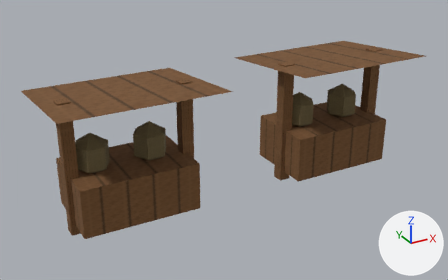
One commit to the glTF model app/src/main/assets/3d/field/domestic-BLACK_MARKET-1-lod0.glb: the scene before it, then after it.
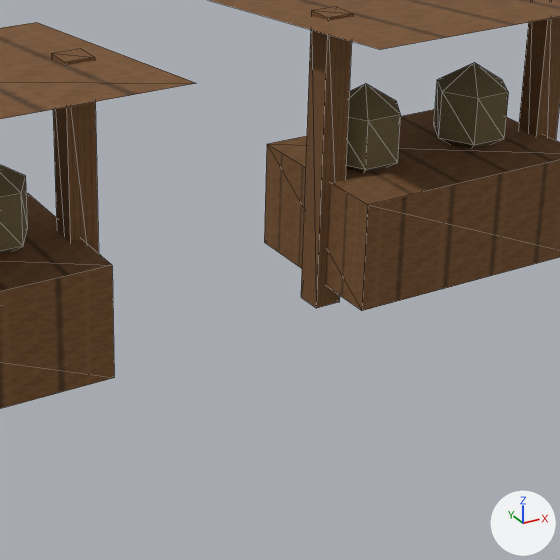
There are two pictures of each version: one whole from a 50 mm lens placed at (-0.637, -0.834, 0.651), pointed at (-0.051, 0.231, 0.118), one close up on the part from 35% to 84% of the width and 21% to 100% of the height. The lights are fixed; the arrows at lower right show +X, +Y and +Z. The last two pictures show the newer version. The close-ups show mesh edges as thin lines. Vertices at exactly the same position are counted once.
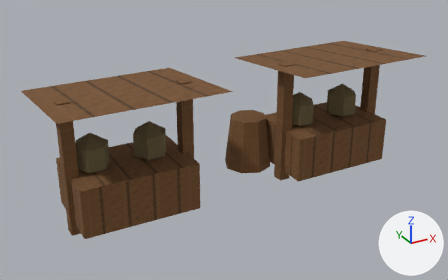
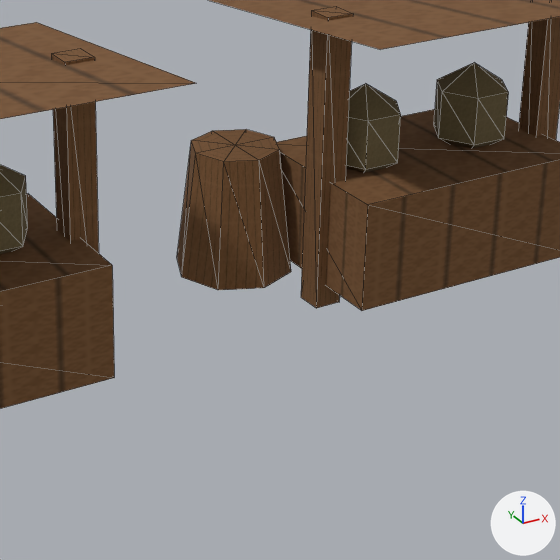
Edits to the bpy script that builds the scene:
```text
Change me_mesh_0:
    used by ob_mesh_0; location = (0.0, 0.0, 0.0)
    remove me_mesh_0.from_pydata(...)  # 112 vertices, 160 faces; spans x -0.43..0.37, y 0.09..0.37, z 0.0..0.28
    add me_mesh_0.from_pydata(...)  # 129 vertices, 184 faces; spans x -0.43..0.37, y 0.09..0.37, z 0.0..0.28
    me_mesh_0 part 1: a new loose piece of 17 vertices spanning x -0.005..0.105, y 0.245..0.355, z 0.01..0.13, in mat_material_0
```

Pixel boxes (x1, y1, x2, y2) of what changed, in the close-ups (560 x 560 px):
part 1 of me_mesh_0, added (brown): after (177, 129, 291, 290)
